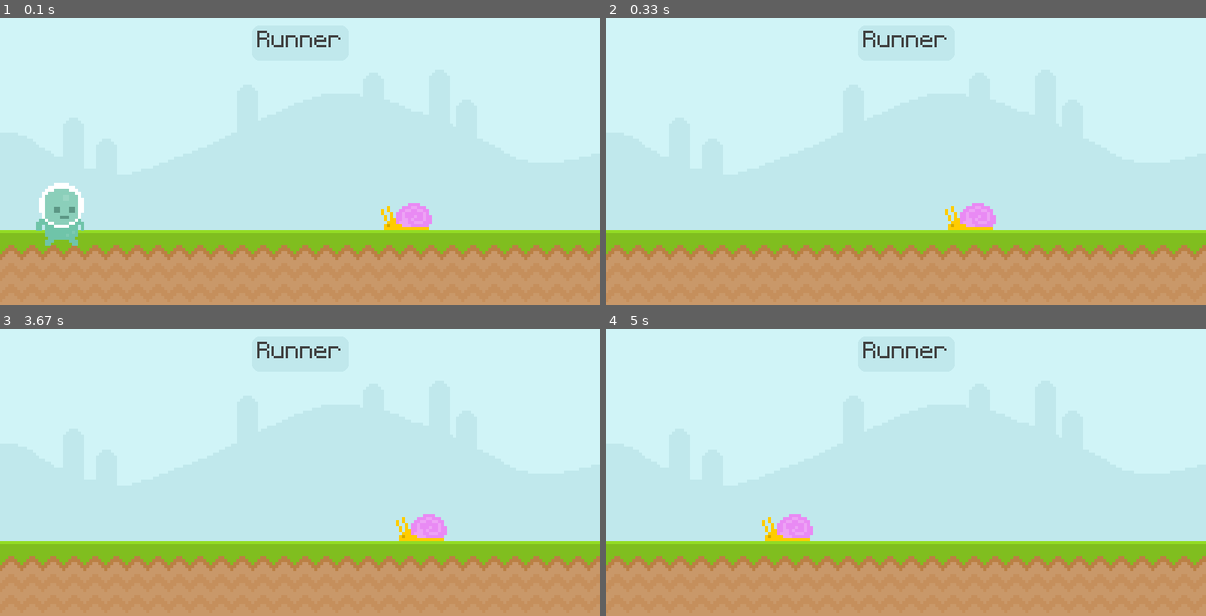
Above: before the commit, frames 1-4 (two rows, left to right).
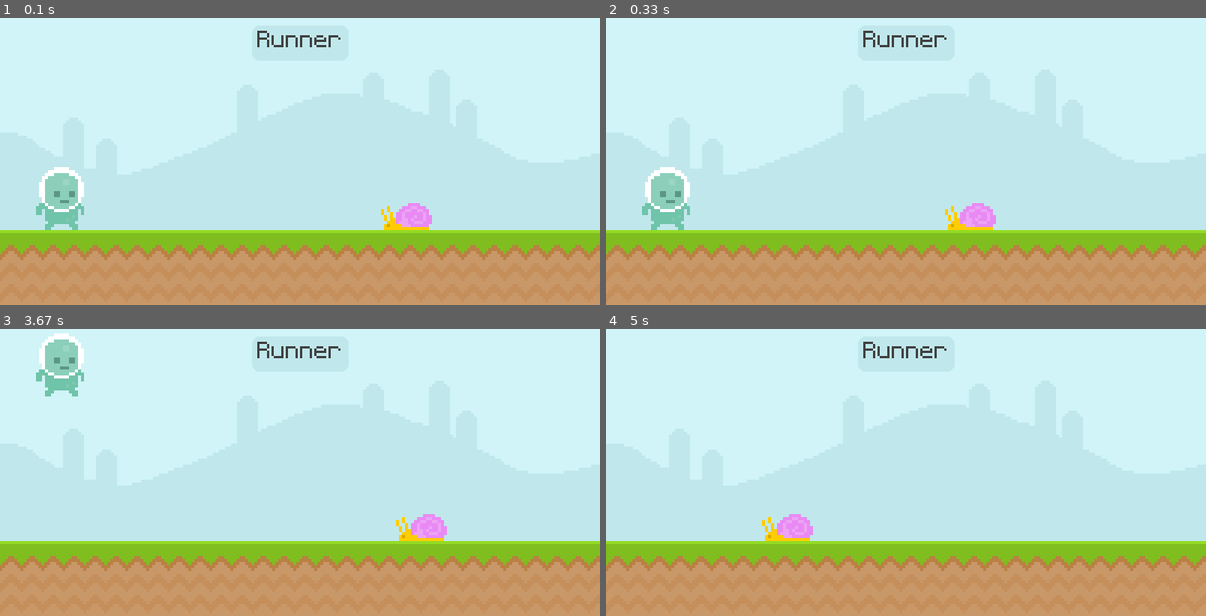
Above: after the commit, the same moments.

Repository: atrox3d/ultimate-introduction-to-pygame
Game: pygame game, started from main.py
Two runs of this game, one before a commit and one after it. Both use one fixed random seed, a clock stepped at 60 frames per second and the inputs below.
Inputs (mouse positions are in pixels of both pictures, inside the frame that each line leads up to):
- Up to frame 1 (0.1 s): no input
- Up to frame 2 (0.33 s): no input
- Up to frame 3 (3.67 s): click (60, 509) at 0.38 s; click (60, 366) at 0.72 s; tap Space at 1, 1.4, 1.7, 2.23, 2.53, 3.63 s
- Up to frame 4 (5 s): tap Space at 3.93, 4.47, 4.77 s

The runs differ from the first frame. In frame 1, 1.4% of the frame differs, in the area x 6-14%, y 51-80%; in frame 2, 1.3%; in frame 3, 1.3%; in frame 4, nothing differs.

Commit message:
add floor

Diff:
--- a/main.py
+++ b/main.py
@@ -83,9 +83,11 @@
     else:
         snail_rect.left -= 4
     #
-    player_gravity += 1
+    if player_gravity < 200: player_gravity += 1
     player_rect.bottom += player_gravity
+    if player_rect.bottom >= 300: player_rect.bottom = 300
     screen.blit(player, player_rect)                        # draw player using rect
+    print(f'{player_gravity = }')
 
     # keys = pygame.key.get_pressed()                        # get state of ALL keys
     # if keys[pygame.K_SPACE]:                               # check if space is True
